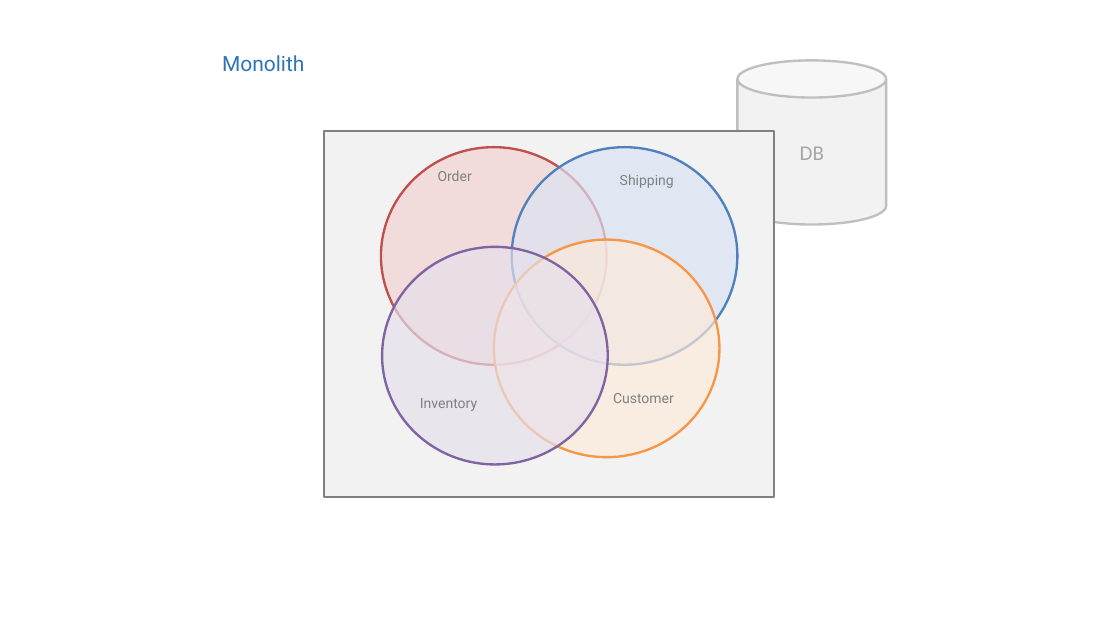
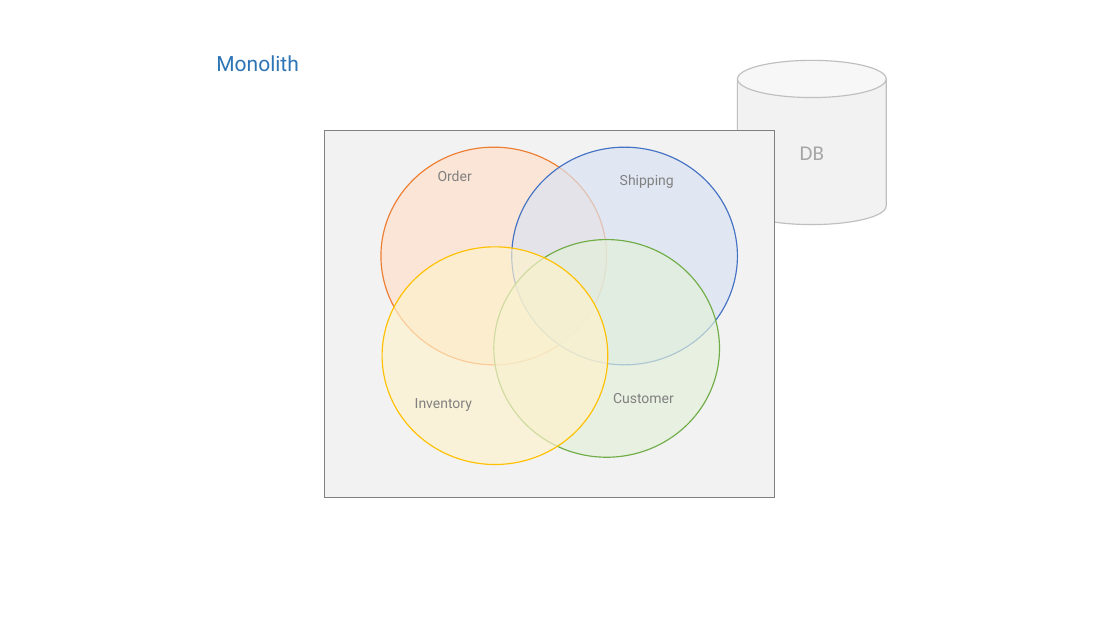
Before and after one commit to michaellif/event-driven-microservices-example, a slide deck: slide 3 of MicroservicesTraining.pptx. Drawn at 1120x630 pixels with LibreOffice and Linux fonts; fonts in the diff are those of the drawing. Boxes give left, top, right and bottom in pixels: in the first picture for what was removed or moved away, otherwise in the second. Text is boxed around its words. In the diff, an @@ line names an element or a change of style, - is before the commit and + after.

```diff
--- a/MicroservicesTraining.pptx
+++ b/MicroservicesTraining.pptx
@@ text "Monolith": place and size @@
-text "Monolith" at box(222, 55, 304, 71)
+text "Monolith" at box(216, 55, 298, 71)
@@ cylinder "DB" at box(738, 60, 886, 225): outline #BFBFBF 2 pt to #BFBFBF 1 pt; proportions changed @@
@@ rectangle at box(324, 131, 775, 498): outline #808080 2 pt to #808080 1 pt @@
@@ ellipse at box(381, 147, 607, 365): fill #F2DCDB to #FBE5D6; outline #C0504D 2 pt to #ED7D31 1 pt @@
@@ ellipse at box(512, 147, 738, 365): fill #DAE3F3 at 68% opacity to #DAE3F3 at 67% opacity; outline #4F81BD 2 pt to #4472C4 1 pt @@
@@ ellipse at box(494, 239, 720, 457): fill #FDEADA at 67% opacity to #E2F0D9 at 67% opacity; outline #F79646 2 pt to #70AD47 1 pt @@
@@ ellipse at box(382, 247, 608, 465): fill #E6E0EC at 67% opacity to #FFF2CC at 67% opacity; outline #8064A2 2 pt to #FFC000 1 pt @@
@@ text "Inventory": place and size @@
-text "Inventory" at box(420, 398, 477, 411)
+text "Inventory" at box(415, 398, 472, 411)
```
Also in this commit, not shown: 19 other slides changed.
